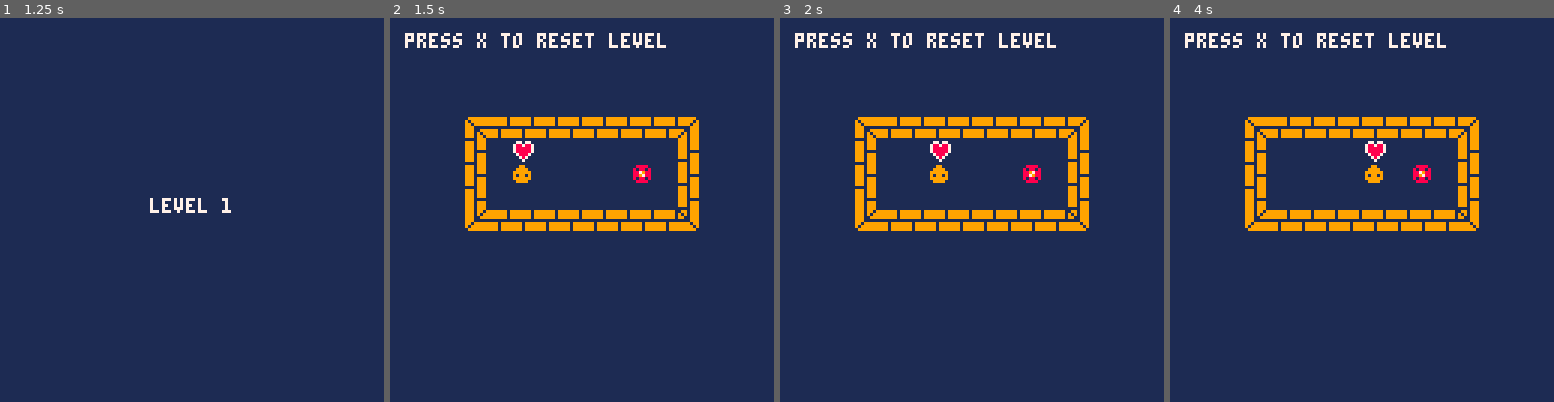
Above: before the commit, frames 1-4 (left to right).
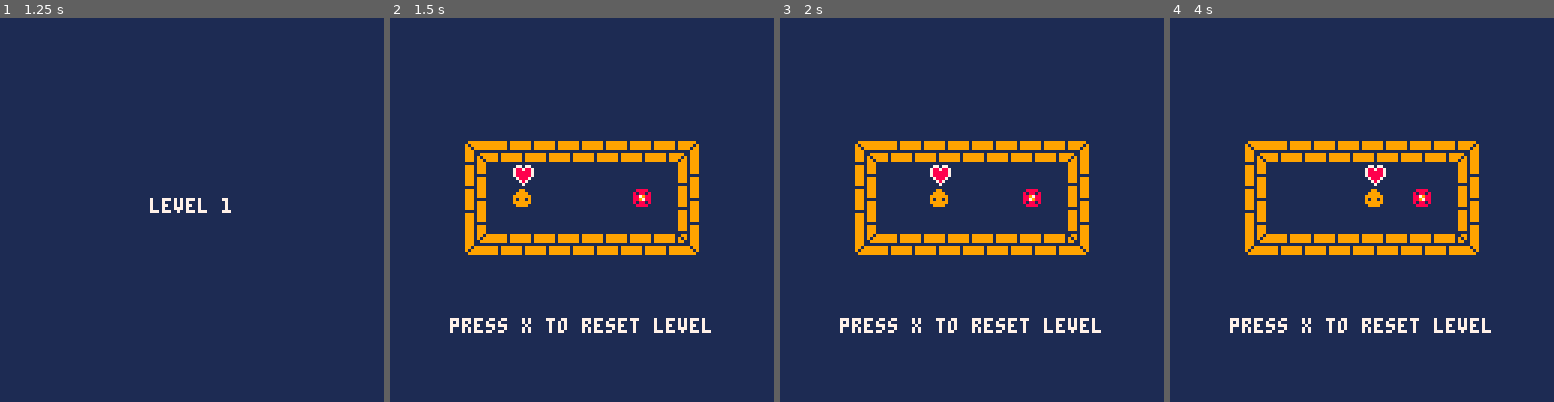
Above: after the commit, the same moments.

Repository: GameJams-fiwon123/GBJam8
Game: PICO-8 cartridge gbjam8.p8
The game is run twice, just before and just after one commit, with the same random seed, the same clock (stepped at 60 frames per second) and the same inputs.
Inputs:
- Up to frame 1 (1.25 s): tap X (X key) at 0.33, 1.07 s
- Up to frame 2 (1.5 s): no input
- Up to frame 3 (2 s): hold Right from 1.6 s (still down); tap X (X key) at 1.85 s
- Up to frame 4 (4 s): release Right at 2.1 s; hold Up 2.15-2.42 s; hold Right 2.47-3.03 s; tap X (X key) at 2.97 s; hold Left 3.08-3.58 s; hold Down 3.63-3.97 s

Frame 1 is identical in both runs. In frame 2, 12% of the frame differs, in the area x 3-84%, y 3-83%; in frame 3, 12%; in frame 4, 12%.

Commit message:
Ajustado posicionamento nas fases para ficar melhor visto

Diff:
--- a/gbjam8.p8
+++ b/gbjam8.p8
@@ -116,54 +116,54 @@
 end
 
 function show_level1()
-	add(slimes,new_slime(5*8,6*8,1, false))
+	add(slimes,new_slime(5*8,7*8,1, false))
 	get_portals()
 end
 
 function show_level2()
-	add(slimes,new_slime(camera_pos.x+5*8,camera_pos.y+6*8,1, false))
+	add(slimes,new_slime(camera_pos.x+5*8,camera_pos.y+7*8,1, false))
  get_portals()
 end
 
 function show_level3()
-	add(slimes,new_slime(camera_pos.x+5*8,camera_pos.y+6*8,1, false))
+	add(slimes,new_slime(camera_pos.x+5*8,camera_pos.y+7*8,1, false))
  get_portals()
 end
 
 function show_level4()
-	add(slimes,new_slime(camera_pos.x+5*8,camera_pos.y+6*8,1, false))
+	add(slimes,new_slime(camera_pos.x+5*8,camera_pos.y+7*8,1, false))
  get_portals()
  get_doors()
 end
 
 function show_level5()
-	add(slimes,new_slime(camera_pos.x+5*8,camera_pos.y+6*8,1))
+	add(slimes,new_slime(camera_pos.x+5*8,camera_pos.y+7*8,1))
  get_portals()
  get_keys()
  get_doors()
 end
 
 function show_level6()
-	add(slimes,new_slime(camera_pos.x+4*8,camera_pos.y+3*8,1))
+	add(slimes,new_slime(camera_pos.x+4*8,camera_pos.y+4*8,1))
  get_portals()
  get_keys()
  get_doors()
 end
 
 function show_level7()
-	add(slimes,new_slime(camera_pos.x+4*8,camera_pos.y+3*8,1))
+	add(slimes,new_slime(camera_pos.x+4*8,camera_pos.y+4*8,1))
  get_portals()
  get_hearts()
 end
 
 function show_level8()
-	add(slimes,new_slime(camera_pos.x+5*8,camera_pos.y+6*8,1, false))
+	add(slimes,new_slime(camera_pos.x+5*8,camera_pos.y+7*8,1, false))
  get_portals()
  get_doors()
 end
 
 function show_level9()
-	add(slimes,new_slime(camera_pos.x+4*8,camera_pos.y+3*8,1))
+	add(slimes,new_slime(camera_pos.x+4*8,camera_pos.y+4*8,1))
  get_portals()
  get_keys()
  get_doors()
@@ -171,23 +171,23 @@
 end
 
 function show_level10()
-	add(slimes,new_slime(camera_pos.x+4*8,camera_pos.y+7*8,1))
- add(slimes,new_slime(camera_pos.x+11*8,camera_pos.y+5*8,1))
+	add(slimes,new_slime(camera_pos.x+4*8,camera_pos.y+8*8,1))
+ add(slimes,new_slime(camera_pos.x+11*8,camera_pos.y+6*8,1))
  get_portals()
  get_keys()
  get_doors()
 end
 
 function show_level11()
-	add(slimes,new_slime(camera_pos.x+4*8,camera_pos.y+3*8,1))
- add(slimes,new_slime(camera_pos.x+11*8,camera_pos.y+3*8,1))
+	add(slimes,new_slime(camera_pos.x+4*8,camera_pos.y+4*8,1))
+ add(slimes,new_slime(camera_pos.x+11*8,camera_pos.y+4*8,1))
  get_portals()
  get_doors()
 end
 
 function show_level_credits()
  music(musics.credits)
-	add(slimes,new_slime(camera_pos.x+5*8,camera_pos.y+6*8,1))
+	add(slimes,new_slime(camera_pos.x+5*8,camera_pos.y+7*8,1))
  get_portals()
 end
 
@@ -470,8 +470,11 @@
 	end
 
 	if game.level != #game.scenes then
-		print("press x to reset level",camera_pos.x+5,camera_pos.y+5,7)
+		print_centered("press x to reset level",camera_pos.x,camera_pos.y+40,7)
  else
+   print("we are from brazil.",camera_pos.x+425,camera_pos.y+5,7)
+   print("we hope you enjoyed",camera_pos.x+425,camera_pos.y+15,7)
+   print("our game :).",camera_pos.x+425,camera_pos.y+25,7)
   if slimes[1].y < camera_pos.y+68 then
   	print("this game was made by",camera_pos.x+20,camera_pos.y+15,7)
   	print("felipe inoue",camera_pos.x+170,camera_pos.y+15,7)
@@ -1028,6 +1031,7 @@
 __map__
 1414141414141414141414141414141414141414141414141414141414141414141414141414141414141414141414141414141414141414141414141414141414141414141414141414141414141414141414141414141414141414141414141414141414141414141414141414141414141414141414141414141414141414
 1414141414141414141414141414141414141414141414141414141414141414141414141414141414141414141414141414141414141414141414141414141414141414141414141414141414141414141414141414141414141414141414141414141414141414141414141414141414141414141414141414141414141414
+1414141414141414141414141414141414141414141414141414141414141414141414141414141414141414141414141414141414141414141414141414141414141414141414141414141414141414141414141414141414141414141414141414141414141414141414141414141414141414141414141414141414141414
 1414141414141414141414141414141414141414141414141414141414141414141414141414141414141414141414141414141414141414141414141414141414141414141414141414141414141414141414171515151515151515181414141414141715151515151515151814141414141414141414141414141414141414
 1414141414141414141414141414141414141414141414141414141414141414141414141414141414141414141414141414141715151515151515181414141414141414141414141414141414141414141414161414141414141518261414141414141614141414141414112614141414141414141414141414141414141414
 1414141715151515151515151814141414141417151515151515151518141414141414171515151515151515181414141414141614141414141421261414141414141417151515151515151518141414141414161414131414321426261414141414141614141413151414262614141414141417151515151515151518141414
@@ -1045,15 +1049,14 @@
 1414141414141414141414141414141414141414141414141414141414141414141414141414141414141414141414141414141414141414141414141414141414141414141414141414141414141414141414141414141414141414141414141414141414141414141414141414141414141414141414141414141414141414
 1414141414141414141414141414141414141414141414141414141414141414141414141414141414141414141414141414141414141414141414141414141414141414141414141414141414141414141414141414141414141414141414141414141414141414141414141414141414141414141414141414141414141414
 1414141715151515151515151814141414141417151515151515151518141414141414171515151515151515181414141414141414141414141414141414141414141414141414141414141414141414141414141414141414141414141414141414141414141414141414141414141414141414141414141414141414141414
-1414141614141614141313182614141414141416131316161616161126141414141414161414141416141414261414141414141414141414141414141414141414141414141414141414141414141414141414141414141414141414141414141414141414141414141414141414141414141414141414141414141414141414
-1414141614141314131432262614141414141416141413141413163126141414141414161614141416141414261414141414142525252525252525252514141414141425252525252525252525251414141414252525252525252525251414141414141425252525252525141414141414141414141414141414141414141414
-1414141614221614251413262614141414141416141316141414141426141414141414161614141431141414261414141414142514141414141414142525252525252525141414141414141414252525252525251414141414141414252525252525252525141414141425141414141414141414141414141414141414141414
-1414141614141314141325262614141414141416141413321413141426141414141414161614143113311414261414141414142514141414141414141414141414141414141414141414141414141414141414141414141414141414141414141414141414141414141425141414141414141414141414141414141414141414
-1414141614141314141414262614141414141416141414141326141426141414141414161614141431211414261414141414142514141414141414142525252525252525141414141414141414252525252525251414141414141414252525252525252525141414141425141414141414141414141414141414141414141414
-1414141631141414131414262614141414141416141513141413141426141414141414161614141426141414261414141414142525252525252525252514141414141425252525252525252525251414141414252525252525252525251414141414141425141414141425141414141414141414141414141414141414141414
+1414141614141614141313182614141414141416131316161616161126141414141414161414141416141414261414141414142525252525252525252514141414141425252525252525252525251414141414252525252525252525251414141414141425252525252525141414141414141414141414141414141414141414
+1414141614141314131432262614141414141416141413141413163126141414141414161614141416141414261414141414142514141414141414142525252525252525141414141414141414252525252525251414141414141414252525252525252525141414141425141414141414141414141414141414141414141414
+1414141614221614251413262614141414141416141316141414141426141414141414161614141431141414261414141414142514141414141414141414141414141414141414141414141414141414141414141414141414141414141414141414141414141414141425141414141414141414141414141414141414141414
+1414141614141314141325262614141414141416141413321413141426141414141414161614143113311414261414141414142514141414141414142525252525252525141414141414141414252525252525251414141414141414252525252525252525141414141425141414141414141414141414141414141414141414
+1414141614141314141414262614141414141416141414141326141426141414141414161614141431211414261414141414142525252525252525252514141414141425252525252525252525251414141414252525252525252525251414141414141425141414141425141414141414141414141414141414141414141414
+1414141631141414131414262614141414141416141513141413141426141414141414161614141426141414261414141414141414141414141414141414141414141414141414141414141414141414141414141414141414141414141414141414141425141414141425141414141414141414141414141414141414141414
 1414141611262114141431112614141414141416311125252526131326141414141414162711251126112511261414141414141414141414141414141414141414141414141414141414141414141414141414141414141414141414141414141414141425141414141425141414141414141414141414141414141414141414
-1414142725252525252525252814141414141427252525252525252528141414141414272525252525252525281414141414141414141414141414141414141414141414141414141414141414141414141414141414141414141414141414141414141425141414141425141414141414141414141414141414141414141414
-1414141414141414141414141414141414141414141414141414141414141414141414141414141414141414141414141414142525252525252525252514141414141425252525252525252525251414141414252525252525252525251414141414141425141414141425141414141414141414141414141414141414141414
+1414142725252525252525252814141414141427252525252525252528141414141414272525252525252525281414141414142525252525252525252514141414141425252525252525252525251414141414252525252525252525251414141414141425141414141425141414141414141414141414141414141414141414
 1414141414141414141414141414141414141414141414141414141414141414141414141414141414141414141414141414142514141414141414142514141414141425141414141414141414251414141414251414141414141414251414141414141425141414141425141414141414141414141414141414141414141414
 1414141414141414141414141414141414141414141414141414141414141414141414141414141414141414141414141414142514141414141414142525252525252525141414141414141414252525252525251414141414141414252525252525252525141414141425141414141414141414141414141414141414141414
 1414141414141414141414141414141414141414141414141414141414141414141414141414141414141414141414141414142514141414141414141414141414141414141414141414141414141414141414141414141414141414141414141414141414141414141425141414141414141414141414141414141414141414
